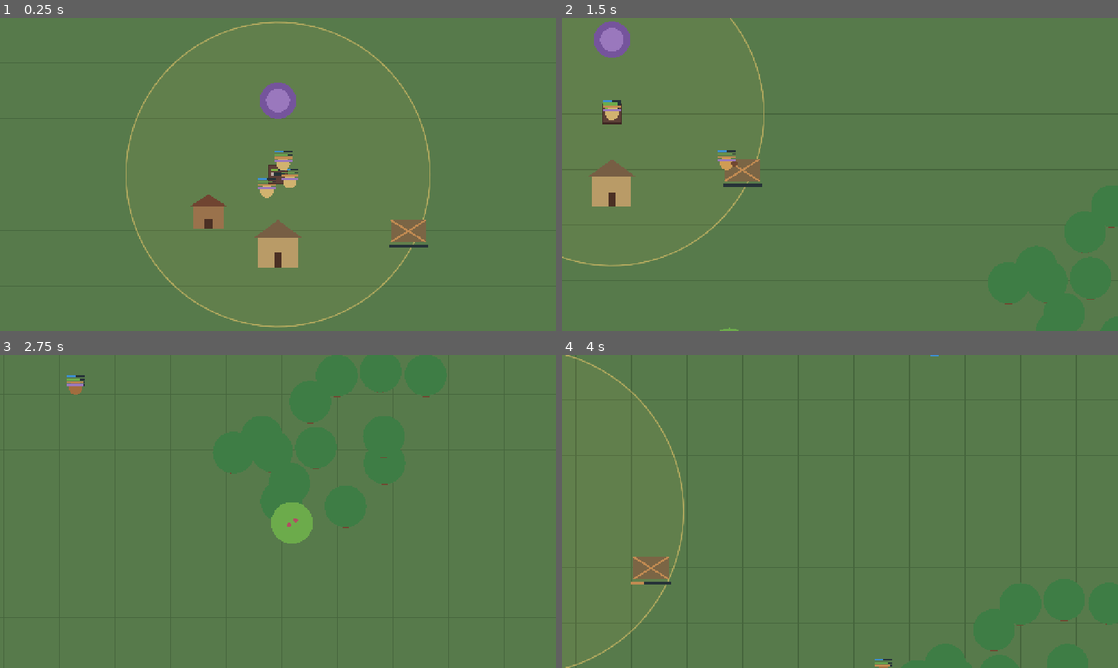
Above: before the commit, frames 1-4 (two rows, left to right).
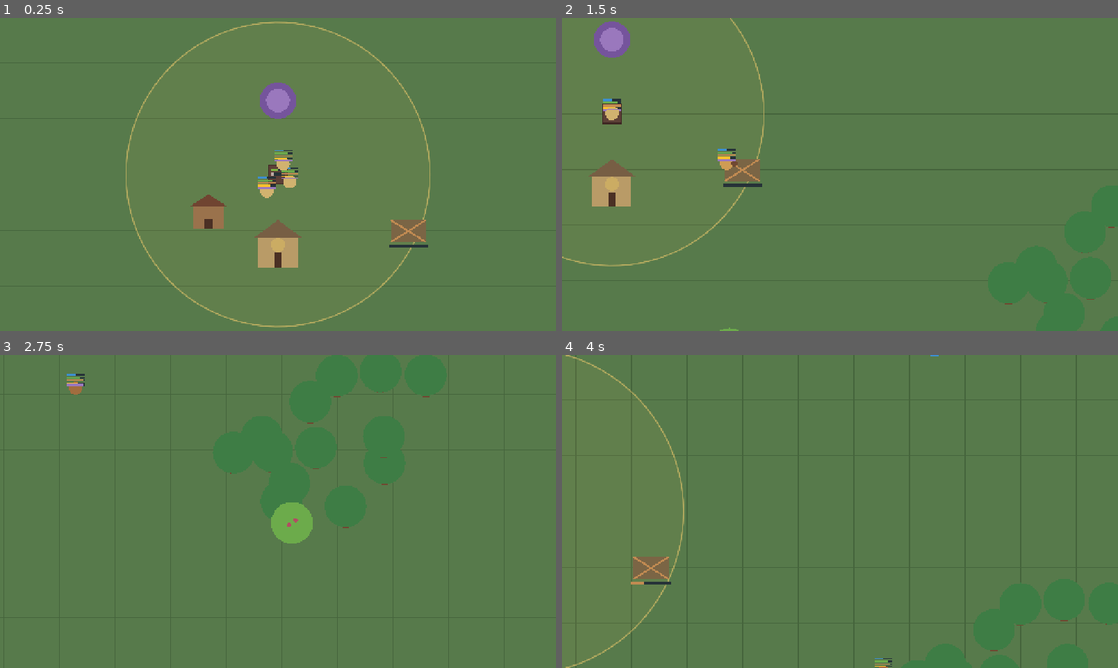
Above: after the commit, the same moments.

Repository: antoniobadalamenti5-dev/GodGame
Game: Godot game, scene res://scenes/game.tscn
Same seed, same stepped clock (60 frames per second), same inputs: the game is played once before the commit and once after it. Before the commit the project has no main scene; this scene is started directly in both runs.
Inputs:
- Up to frame 1 (0.25 s): no input
- Up to frame 2 (1.5 s): tap Enter at 0.5 s; hold Right (ui_right) 0.53-1.28 s; tap 1 at 0.6 s; tap 2 at 0.8, 1.35 s; hold Down (ui_down) from 1.28 s (still down)
- Up to frame 3 (2.75 s): tap 1 at 1.55, 2.1 s; release Down (ui_down) at 2.03 s; hold Right (ui_right) from 2.03 s (still down); tap 2 at 2.3 s
- Up to frame 4 (4 s): release Right (ui_right) at 2.78 s; hold Up (ui_up) 2.78-3.53 s; tap 2 at 2.85, 3.8 s; tap 1 at 3.05, 3.6 s; hold Left (ui_left) from 3.53 s (still down)

The runs differ from the first frame. In frame 1, 0.3% of the frame differs, in the area x 46-54%, y 42-54%; in frame 2, 0.2%; in frame 3, less than 0.1%; in frame 4, less than 0.1%.

Commit message:
mentality

Diff:
--- a/project.godot
+++ b/project.godot
@@ -11,6 +11,7 @@
 [application]
 
 config/name="GodGame"
+run/main_scene="uid://bwssrtdl8mk2g"
 config/features=PackedStringArray("4.7", "GL Compatibility")
 config/icon="res://icon.svg"
 
--- a/scripts/citizen.gd
+++ b/scripts/citizen.gd
@@ -9,6 +9,7 @@
 	GOING_TO_CONSTRUCTION_SITE,
 	GOING_TO_SOCIAL_PLACE,
 	DELIVERING_TO_CITY,
+	GOING_TO_TEMPLE, # <-- Attività aggiunta in Fase 7
 }
 
 @export var need_action_threshold := 45.0
@@ -24,11 +25,13 @@
 @export var shelter_loss_per_day := 8.0
 @export var shelter_recovery_per_day := 12.0
 @export var sociality_loss_per_day := 2.0
+@export var devotion_loss_per_day := 4.0 # Calo devozione giornaliero
 
 var thirst := 50.0
 var hunger := 80.0
 var shelter := 100.0
 @export var sociality := 100.0
+var devotion := 70.0 # 0 (scettico/distante) a 100 (fervore devoto)
 var is_housed := false
 var carried_wood := 0.0
 var carried_food := 0.0
@@ -64,6 +67,7 @@
 	thirst = maxf(thirst - thirst_loss_per_day, 0.0)
 	hunger = maxf(hunger - hunger_loss_per_day, 0.0)
 	sociality = maxf(sociality - sociality_loss_per_day, 0.0)
+	devotion = maxf(devotion - devotion_loss_per_day, 0.0)
 
 	if is_housed:
 		shelter = minf(shelter + shelter_recovery_per_day, 100.0)
@@ -101,14 +105,12 @@
 	# 2. Fame (priorità vitale)
 	if hunger < need_action_threshold:
 		var needed: float = 100.0 - hunger
-		# Se il magazzino cittadino ha abbastanza cibo, mangia al centro città
 		if city.stored_food >= needed:
 			activity = Activity.GOING_TO_FOOD
 			target = city
 			print("Il cittadino va a mangiare al magazzino cittadino.")
 			return
 		else:
-			# Altrimenti va ai cespugli a raccogliere provviste per sé e per la comunità
 			var berry_bush: BerryBush = city.get_nearest_food(global_position)
 			if berry_bush != null:
 				activity = Activity.GOING_TO_FOOD
@@ -123,7 +125,14 @@
 		print("Il cittadino ha urgente bisogno di compagnia.")
 		return
 
-	# 4. Scelta ponderata tra cantiere e socialità
+	# 4. Devozione / Richiamo spirituale verso il Tempio
+	if devotion < need_action_threshold and city.temple != null:
+		activity = Activity.GOING_TO_TEMPLE
+		target = city.temple
+		print("Il cittadino si reca in raccoglimento verso il Tempio.")
+		return
+
+	# 5. Scelta ponderata tra cantiere e socialità
 	var social_score := -1.0
 	if sociality < need_action_threshold and meeting_place != null:
 		social_score = 100.0 - sociality
@@ -139,7 +148,6 @@
 		target = meeting_place
 		print("Il cittadino sceglie di socializzare.")
 	else:
-		# Se non ha bisogni e la scorta della città è sotto la soglia di nascita, contribuisce raccogliendo cibo
 		if city.stored_food < city.food_surplus_for_birth:
 			var bush: BerryBush = city.get_nearest_food(global_position)
 			if bush != null and bush.current_amount > 0.0:
@@ -165,7 +173,6 @@
 		target = site
 		print("Il cittadino porta legno al cantiere.")
 	else:
-		# Se la città ha legna in magazzino, la preleva da lì per velocizzare il lavoro
 		if city.stored_wood >= WOOD_PER_TRIP:
 			activity = Activity.GOING_TO_TREE
 			target = city
@@ -193,7 +200,6 @@
 	elif activity == Activity.GOING_TO_FOOD:
 		var food_needed: float = 100.0 - hunger
 		if target == city:
-			# Ha mangiato al magazzino cittadino
 			var taken := city.take_food(food_needed)
 			hunger = minf(hunger + taken, 100.0)
 			print("Il cittadino ha mangiato dal magazzino. Fame: ", int(hunger))
@@ -217,6 +223,12 @@
 		sociality = 100.0
 		print("Il cittadino ha socializzato.")
 
+	elif activity == Activity.GOING_TO_TEMPLE:
+		if city != null and city.temple != null:
+			city.temple.receive_prayer(city.god_state)
+			devotion = 100.0
+			print("Il cittadino ha offerto la sua preghiera alla divinità.")
+
 	elif activity == Activity.GOING_TO_TREE:
 		if target == city:
 			carried_wood = city.take_wood(WOOD_PER_TRIP)
@@ -263,10 +275,6 @@
 	activity = Activity.IDLE
 	target = null
 	queue_redraw()
-
-
-
-
 
 
 func set_housed(value: bool) -> void:
@@ -287,6 +295,8 @@
 		body_color = Color("#cf9c54")
 	elif activity == Activity.GOING_TO_SOCIAL_PLACE:
 		body_color = Color("#9a78bd")
+	elif activity == Activity.GOING_TO_TEMPLE:
+		body_color = Color("#fbc02d") # Giallo dorato devozionale
 	elif activity == Activity.DELIVERING_TO_CITY:
 		body_color = Color("#e57373")
 
@@ -297,20 +307,28 @@
 	if carried_food > 0.0:
 		draw_circle(Vector2(-18, 0), 7.0, Color("#b24d62"))
 
-
 	var thirst_ratio: float = thirst / 100.0
 	var hunger_ratio: float = hunger / 100.0
 	var shelter_ratio: float = shelter / 100.0
 	var sociality_ratio: float = sociality / 100.0
-
-	draw_rect(Rect2(-20, -9, 40, 4), Color("#263238"))
-	draw_rect(Rect2(-20, -9, 40 * sociality_ratio, 4), Color("#9a78bd"))
-
-	draw_rect(Rect2(-20, -30, 40, 4), Color("#263238"))
-	draw_rect(Rect2(-20, -30, 40 * thirst_ratio, 4), Color("#3d8fd1"))
-
-	draw_rect(Rect2(-20, -23, 40, 4), Color("#263238"))
-	draw_rect(Rect2(-20, -23, 40 * hunger_ratio, 4), Color("#6cab4b"))
-
-	draw_rect(Rect2(-20, -16, 40, 4), Color("#263238"))
-	draw_rect(Rect2(-20, -16, 40 * shelter_ratio, 4), Color("#c28b52"))
+	var devotion_ratio: float = devotion / 100.0
+
+	# Barra socialità (viola)
+	draw_rect(Rect2(-20, -9, 40, 3), Color("#263238"))
+	draw_rect(Rect2(-20, -9, 40 * sociality_ratio, 3), Color("#9a78bd"))
+
+	# Barra devozione (oro)
+	draw_rect(Rect2(-20, -14, 40, 3), Color("#263238"))
+	draw_rect(Rect2(-20, -14, 40 * devotion_ratio, 3), Color("#fbc02d"))
+
+	# Barra sete (blu)
+	draw_rect(Rect2(-20, -32, 40, 3), Color("#263238"))
+	draw_rect(Rect2(-20, -32, 40 * thirst_ratio, 3), Color("#3d8fd1"))
+
+	# Barra fame (verde)
+	draw_rect(Rect2(-20, -26, 40, 3), Color("#263238"))
+	draw_rect(Rect2(-20, -26, 40 * hunger_ratio, 3), Color("#6cab4b"))
+
+	# Barra riparo (marrone chiaro)
+	draw_rect(Rect2(-20, -20, 40, 3), Color("#263238"))
+	draw_rect(Rect2(-20, -20, 40 * shelter_ratio, 3), Color("#c28b52"))
--- a/scripts/game.gd
+++ b/scripts/game.gd
@@ -3,9 +3,11 @@
 const CAMERA_SPEED := 700.0
 
 @onready var camera: Camera2D = $Camera2D
-@onready var time_system = $TimeSystem
-@onready var world = $World
+@onready var time_system: TimeSystem = $TimeSystem
+@onready var world: GameWorld = $World
 @onready var city: City = $World/City
+@onready var god_state: GodState = get_node_or_null("GodState")
+
 
 func _ready() -> void:
 	camera.offset = Vector2.ZERO
@@ -27,5 +29,23 @@
 	)
 
 
+func _unhandled_input(event: InputEvent) -> void:
+	if event is InputEventKey and event.pressed and not event.echo:
+		if god_state == null:
+			return
+
+		# Tasto 1: Miracolo Pioggia della Vita (20 Fede)
+		if event.keycode == KEY_1:
+			if god_state.spend_faith(20.0):
+				world.apply_rain_miracle()
+				print("🌧️ Hai invocato la Pioggia della Vita (-20 Fede)!")
+
+		# Tasto 2: Miracolo Crescita Silvana (25 Fede)
+		elif event.keycode == KEY_2:
+			if god_state.spend_faith(25.0):
+				world.apply_tree_growth_miracle()
+				print("🌲 Hai invocato la Crescita Silvana (-25 Fede)!")
+
+
 func _on_day_passed(day_number: int) -> void:
 	print("È iniziato il giorno ", day_number)
--- a/scripts/god_state.gd
+++ b/scripts/god_state.gd
@@ -1,4 +1,33 @@
 class_name GodState
 extends Node
 
+signal faith_changed(current_faith: float, max_faith: float)
+signal miracle_invoked(miracle_name: String, cost: float)
+
 @export_range(0.0, 100.0, 1.0) var expansion_directive := 0.0
+@export var max_faith := 100.0
+var current_faith := 25.0 # Fede iniziale della divinità
+
+
+func _ready() -> void:
+	# Notifica iniziale per sincronizzare la UI
+	call_deferred("emit_faith_state")
+
+
+func emit_faith_state() -> void:
+	faith_changed.emit(current_faith, max_faith)
+
+
+func add_faith(amount: float) -> void:
+	current_faith = minf(current_faith + amount, max_faith)
+	faith_changed.emit(current_faith, max_faith)
+	print("✨ FEDE DIVINA AUMENTATA: +", int(amount), " (Totale: ", int(current_faith), "/", int(max_faith), ")")
+
+
+func spend_faith(amount: float) -> bool:
+	if current_faith >= amount:
+		current_faith -= amount
+		faith_changed.emit(current_faith, max_faith)
+		return true
+	print("❌ Fede insufficiente per compiere il miracolo! Richiesti: ", int(amount), ", Disponibili: ", int(current_faith))
+	return false
--- a/scripts/temple.gd
+++ b/scripts/temple.gd
@@ -1,13 +1,40 @@
 class_name Temple
 extends Node2D
+
+signal offering_received(faith_gained: float)
+
+@export var faith_per_prayer := 6.0
+@export var faith_per_food_unit := 0.8
+
+var total_prayers_received := 0
 
 
 func _ready() -> void:
 	queue_redraw()
 
 
+func receive_prayer(god_state: GodState) -> void:
+	total_prayers_received += 1
+	if god_state != null:
+		god_state.add_faith(faith_per_prayer)
+	offering_received.emit(faith_per_prayer)
+	print("🏛️ Un fedele ha pregato al Tempio. Preghiere totali: ", total_prayers_received)
+	queue_redraw()
+
+
+func receive_food_offering(food_amount: float, god_state: GodState) -> void:
+	var faith_gain := food_amount * faith_per_food_unit
+	if god_state != null:
+		god_state.add_faith(faith_gain)
+	offering_received.emit(faith_gain)
+	print("🏛️ Offerta di cibo sull'altare (+", int(food_amount), " cibo -> +", int(faith_gain), " fede).")
+	queue_redraw()
+
+
 func _draw() -> void:
+	# Base solida del Tempio
 	draw_rect(Rect2(-45, -35, 90, 70), Color("#b99b67"))
+	# Frontone sacro triangolare
 	draw_colored_polygon(
 		PackedVector2Array([
 			Vector2(-55, -35),
@@ -16,4 +43,9 @@
 		]),
 		Color("#775e44")
 	)
+	# Portale d'accesso
 	draw_rect(Rect2(-8, 0, 16, 35), Color("#4b3024"))
+
+	# Aura luminosa della Fede al centro dell'edificio
+	var aura_alpha := 0.25 + minf(float(total_prayers_received) * 0.05, 0.45)
+	draw_circle(Vector2(0, -18), 16.0, Color(1.0, 0.88, 0.35, aura_alpha))
--- a/scripts/world.gd
+++ b/scripts/world.gd
@@ -1,6 +1,5 @@
 class_name GameWorld
 extends Node2D
-
 
 @export var map_size := Vector2(4096, 2560)
 @onready var resources: Node2D = $Resources
@@ -16,7 +15,6 @@
 func _ready() -> void:
 	generate_world_resources()
 	queue_redraw()
-
 
 
 func _draw() -> void:
@@ -35,6 +33,28 @@
 	for resource in resources.get_children():
 		if resource.has_method("advance_day"):
 			resource.advance_day()
+
+
+# --- MIRACOLI DIVINI (FASE 7) ---
+func apply_rain_miracle() -> void:
+	# Ricarica abbondante su tutte le fonti d'acqua e risveglia i cespugli di bacche
+	for child in resources.get_children():
+		if child is WaterSource:
+			child.current_amount = minf(child.current_amount + 80.0, child.max_amount)
+			child.queue_redraw()
+		elif child is BerryBush:
+			child.current_amount = minf(child.current_amount + 60.0, child.max_amount)
+			child.queue_redraw()
+	print("🌧️ MIRACOLO DELLA PIOGGIA: Laghi e cespugli di bacche sono stati ricaricati dal cielo!")
+
+
+func apply_tree_growth_miracle() -> void:
+	# Stimola la crescita rapida del legname in tutti gli alberi
+	for child in resources.get_children():
+		if child is Tree_class:
+			child.current_wood = minf(child.current_wood + 40.0, child.max_wood)
+			child.queue_redraw()
+	print("🌲 MIRACOLO SILVANO: Gli alberi della foresta sono rifioriti con nuovo legno!")
 
 
 func get_nearest_water(from_position: Vector2) -> WaterSource:
@@ -80,19 +100,18 @@
 
 
 func generate_world_resources() -> void:
-	# Rimuoviamo eventuali nodi provvisori presenti in Resources
 	for child in resources.get_children():
 		resources.remove_child(child)
 		child.queue_free()
 
 	var city_pos: Vector2 = map_size / 2.0
 
-	# 1. Posizioniamo 3 sorgenti d'acqua naturali in punti diversi della mappa
-	_create_water_source(Vector2(1100, 750), 180.0)    # Lago Nord-Ovest
-	_create_water_source(Vector2(3000, 850), 140.0)    # Oasi Nord-Est
-	_create_water_source(Vector2(2100, 2050), 160.0)   # Bacino Sud
+	# 1. Tre sorgenti d'acqua naturali
+	_create_water_source(Vector2(1100, 750), 180.0)
+	_create_water_source(Vector2(3000, 850), 140.0)
+	_create_water_source(Vector2(2100, 2050), 160.0)
 
-	# 2. Creiamo boschetti (cluster) di alberi
+	# 2. Boschetti di alberi
 	var forest_centers := [
 		Vector2(1000, 1600),
 		Vector2(3200, 1650),
@@ -107,7 +126,7 @@
 			if tree_pos.distance_to(city_pos) >= city_safe_radius:
 				_create_tree(tree_pos)
 
-	# 3. Creiamo cespugli di bacche distribuiti sulla mappa
+	# 3. Cespugli di bacche
 	for i in range(berry_count):
 		var bush_pos := Vector2(
 			randf_range(200, map_size.x - 200),
